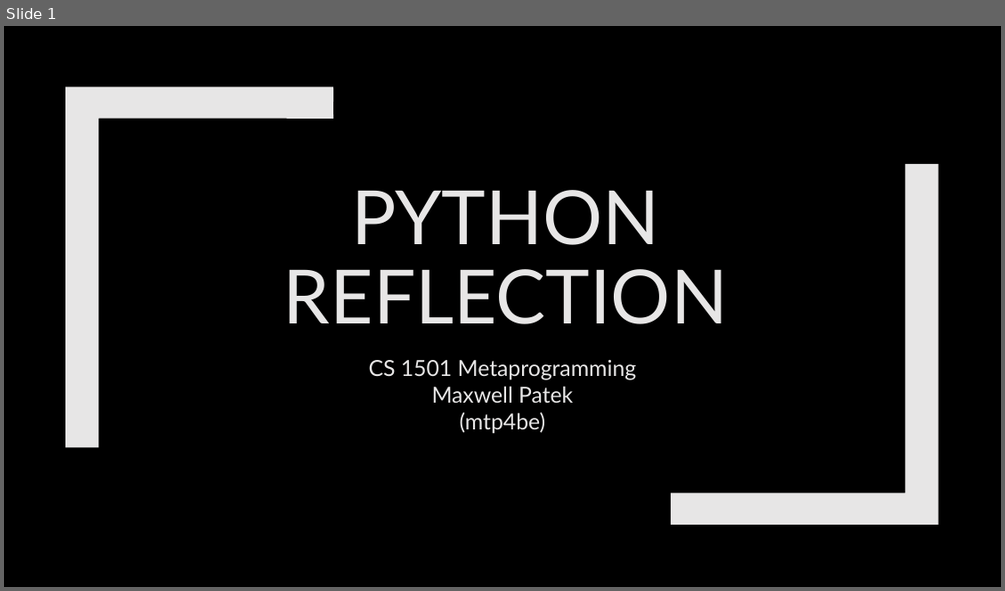
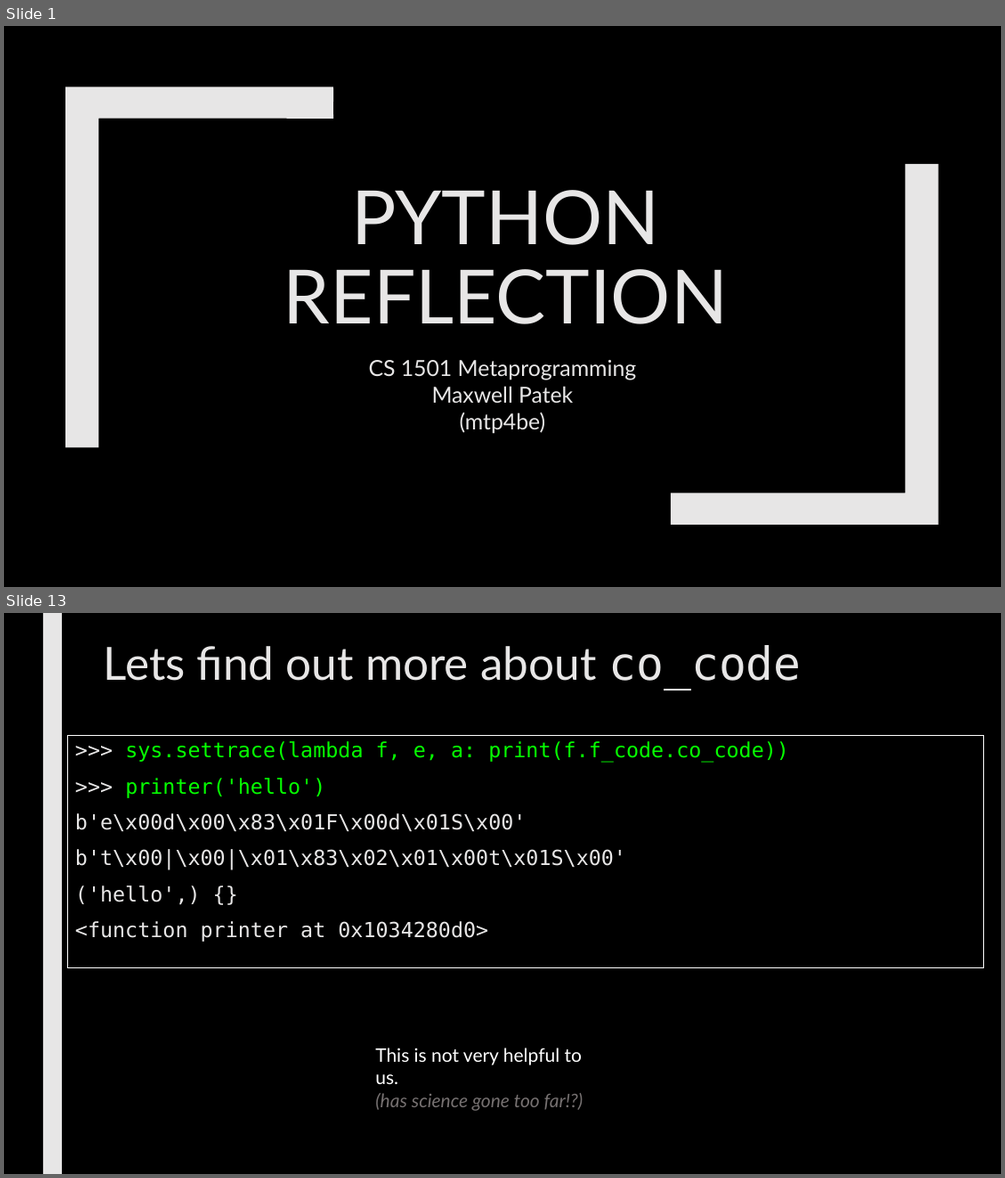
Before and after one commit to max7patek/metaprogramming, a slide deck: slides/06-PythonReflection.pptx. Shown one above the other, each under a label of ours: slide 1 before the commit, slides 1 and 13 after it; the slides between them are not shown. The pictures are 1005x591 and 1005x1178 pixels, drawn with LibreOffice and Linux fonts; fonts in the diff are those of the drawing. Boxes give left, top, right and bottom in pixels: in the first picture for what was removed or moved away, otherwise in the second. Text is boxed around its words. In the diff, an @@ line names an element or a change of style, - is before the commit and + after.

```diff
--- a/slides/06-PythonReflection.pptx
+++ b/slides/06-PythonReflection.pptx
@@ slide 13 added at (4, 613, 1001, 1174), background #000000 @@
@@ rectangle added at (43, 613, 62, 1174), fill #E7E6E6 @@
@@ title added at (104, 645, 801, 690), 44 pt, text #E7E6E6 @@
+Lets find out more about co_code
@@ rectangle added at (67, 736, 984, 968), outline #FFFFFF 0.75 pt, 20 pt, text #E7E6E6 @@
+>>> sys.settrace(lambda f, e, a: print(f.f_code.co_code))
+>>> printer('hello')
+b'e\x00d\x00\x83\x01F\x00d\x01S\x00'
+b't\x00|\x00|\x01\x83\x02\x01\x00t\x01S\x00'
+('hello',) {}
+<function printer at 0x1034280d0>
@@ text added at (375, 1047, 583, 1111), 18 pt, text #FFFFFF @@
+This is not very helpful to us.
+(has science gone too far!?)
```
Also in this commit, not shown: 3 slides changed, 26 other slides added, 1 other file.
